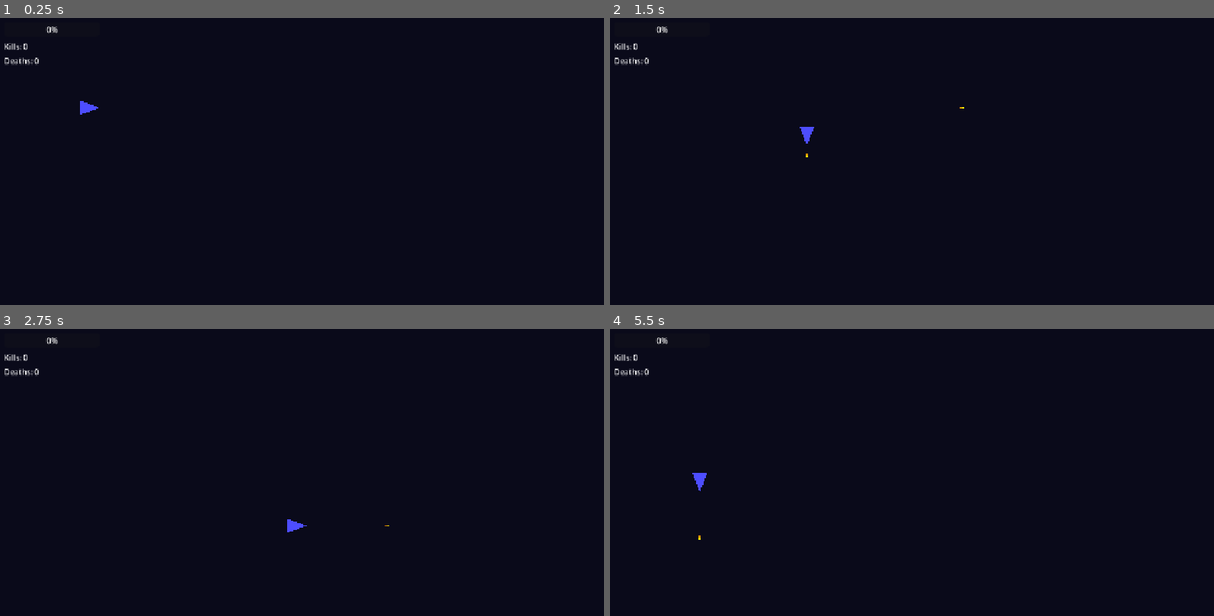
Above: before the commit, frames 1-4 (two rows, left to right).
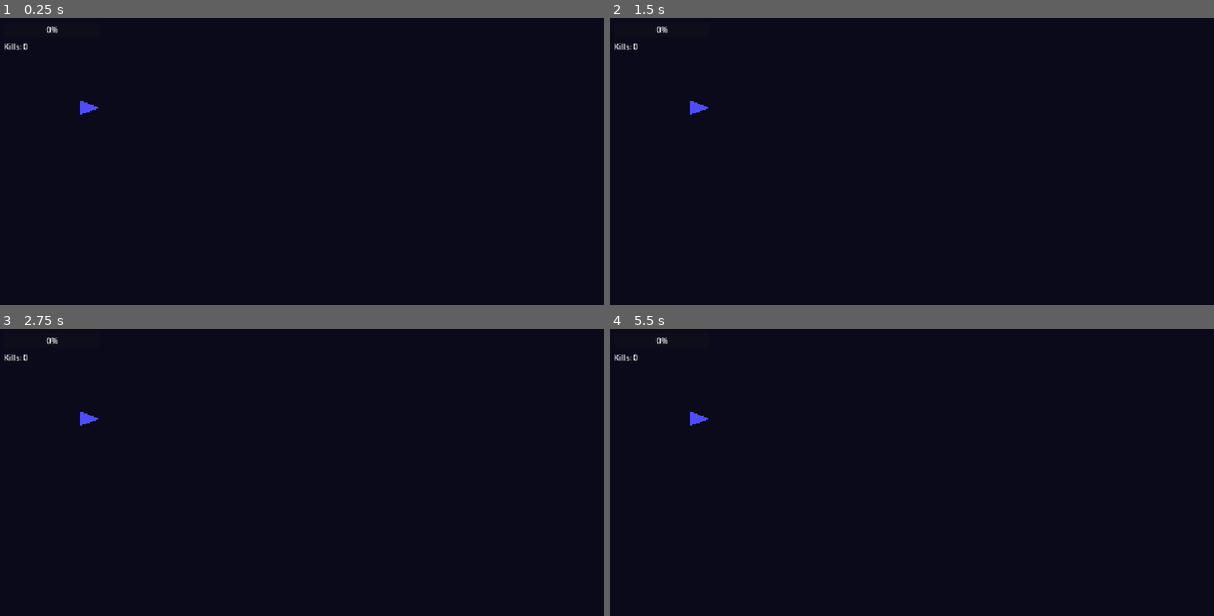
Above: after the commit, the same moments.

Repository: Asstro-Party/turbo-octo-guacamole
Game: Godot game, scene res://scenes/main.tscn
Two runs of this game, one before a commit and one after it. Both use one fixed random seed, a clock stepped at 60 frames per second and the inputs below.
Inputs (mouse positions are in pixels of both pictures, inside the frame that each line leads up to):
- Up to frame 1 (0.25 s): no input
- Up to frame 2 (1.5 s): tap Enter at 0.5 s; move the mouse to (1044, 167) at 0.52 s; hold D (move_right) 0.53-1.28 s; click (1044, 167) at 0.67 s; move the mouse to (785, 201) at 1.27 s; hold S (move_down) from 1.28 s (still down); click (785, 201) at 1.42 s
- Up to frame 3 (2.75 s): move the mouse to (362, 420) at 2.02 s; release S (move_down) at 2.03 s; hold D (move_right) from 2.03 s (still down); click (362, 420) at 2.17 s
- Up to frame 4 (5.5 s): tap Space at 2.75 s; move the mouse to (881, 564) at 2.77 s; release D (move_right) at 2.78 s; hold W (move_up) 2.78-3.53 s; click (881, 564) at 2.92 s; move the mouse to (1093, 547) at 3.52 s; hold A (move_left) 3.53-5.03 s; click (1093, 547) at 3.67 s; move the mouse to (724, 443) at 4.27 s; click (724, 443) at 4.42 s; move the mouse to (942, 495) at 5.02 s; hold S (move_down) from 5.03 s (still down); click (942, 495) at 5.17 s

The runs differ from the first frame. In frame 1, less than 0.1% of the frame differs, in the area x 0-7%, y 13-17%; in frame 2, 0.3%; in frame 3, 0.2%; in frame 4, 0.3%, in the area x 0-17%, y 13-74%.

Commit message:
Fixed issue where only 1 player in game room

Diff:
--- a/godot-game/project.godot
+++ b/godot-game/project.godot
@@ -12,7 +12,7 @@
 
 config/name="Astro Party"
 run/main_scene="uid://bx4v3vf5w1h1u"
-config/features=PackedStringArray("4.5")
+config/features=PackedStringArray("4.4")
 config/icon="res://icon.png"
 
 [display]
--- a/godot-game/scenes/main.tscn
+++ b/godot-game/scenes/main.tscn
@@ -14,7 +14,7 @@
 offset_bottom = 720.0
 grow_horizontal = 2
 grow_vertical = 2
-color = Color(0.039215688, 0.039215688, 0.101960786, 1)
+color = Color(0.0392157, 0.0392157, 0.101961, 1)
 
 [node name="Arena" type="Node2D" parent="."]
 
@@ -53,6 +53,7 @@
 text = "Kills: 0"
 
 [node name="DeathsLabel" type="Label" parent="CanvasLayer/Control"]
+visible = false
 layout_mode = 0
 offset_left = 20.0
 offset_top = 90.0
--- a/godot-game/scripts/GameManager.gd
+++ b/godot-game/scripts/GameManager.gd
@@ -3,9 +3,12 @@
 # Manages the game state and players
 @export var player_scene: PackedScene
 
+
 var players = {}
+var bullets = {}
 var local_player_id = 0
 var session_id = 0
+
 
 @onready var network_manager = $NetworkManager
 @onready var players_container = $Players
@@ -14,7 +17,7 @@
 	# Connect to network manager signals
 	network_manager.player_joined.connect(_on_player_joined)
 	network_manager.game_started.connect(_on_game_started)
-	network_manager.player_action_received.connect(_on_player_action_received)
+	network_manager.game_state_received.connect(_on_game_state_received)
 	network_manager.kill_received.connect(_on_kill_received)
 	network_manager.game_ended.connect(_on_game_ended)
 
@@ -29,16 +32,13 @@
 
 func _setup_from_web_params():
 	# This would be called with actual parameters from the web page
-	# For now, using placeholder values
+	# For now, using randomized values for local/editor testing
 	var lobby_id = "test-lobby"
-	var user_id = 1
-	var username = "Player1"
+	var user_id = randi() % 10000 + 1
+	var username = "Player" + str(user_id)
 
 	network_manager.connect_to_server(lobby_id, user_id, username)
 	local_player_id = user_id
-
-	# Spawn local player
-	spawn_player(user_id, username, true)
 
 func spawn_player(player_id: int, username: String, is_local: bool):
 	if players.has(player_id):
@@ -83,9 +83,67 @@
 		player.deaths = 0
 		player.health = 100
 
-func _on_player_action_received(user_id: int, action: String, data: Dictionary):
-	if players.has(user_id) and user_id != local_player_id:
-		players[user_id].apply_remote_action(action, data)
+
+# Update all players from authoritative game state
+func _on_game_state_received(state: Dictionary):
+	if not state.has("players"):
+		return
+	print("[DEBUG] Server state for all players:")
+	var server_player_ids = []
+	for pid_str in state["players"].keys():
+		var pid = int(pid_str)
+		server_player_ids.append(pid)
+		var pdata = state["players"][pid_str]
+		print("  Player ", pid, ": pos=", pdata["position"], ", rot=", pdata["rotation"])
+		if not players.has(pid):
+			spawn_player(pid, pdata.get("username", "Player" + str(pid)), pid == local_player_id)
+		var player = players[pid]
+		player.position = Vector2(pdata["position"]["x"], pdata["position"]["y"])
+		player.rotation = pdata["rotation"]
+		player.health = pdata.get("health", 100)
+		player.kills = pdata.get("kills", 0)
+		player.deaths = pdata.get("deaths", 0)
+
+	# --- Bullet sync ---
+	if state.has("bullets"):
+		var server_bullets = state["bullets"]
+		var server_bullet_ids = []
+		for bullet_data in server_bullets:
+			var bid = bullet_data["id"]
+			server_bullet_ids.append(bid)
+			if not bullets.has(bid):
+				var bullet_scene = preload("res://scenes/bullet.tscn")
+				var bullet = bullet_scene.instantiate()
+				bullet.position = Vector2(bullet_data["position"]["x"], bullet_data["position"]["y"])
+				bullet.rotation = bullet_data["rotation"]
+				bullet.shooter_id = bullet_data["shooterId"]
+				bullets[bid] = bullet
+				players_container.add_child(bullet)
+			else:
+				var bullet = bullets[bid]
+				bullet.position = Vector2(bullet_data["position"]["x"], bullet_data["position"]["y"])
+				bullet.rotation = bullet_data["rotation"]
+		# Remove bullets that no longer exist on server
+		var to_remove = []
+		for local_bid in bullets.keys():
+			if not server_bullet_ids.has(local_bid):
+				to_remove.append(local_bid)
+		for remove_bid in to_remove:
+			var node = bullets[remove_bid]
+			if node and node.get_parent():
+				node.get_parent().remove_child(node)
+			bullets.erase(remove_bid)
+
+	# Remove local player nodes that are not in the server state
+	var to_remove = []
+	for local_pid in players.keys():
+		if not server_player_ids.has(local_pid):
+			to_remove.append(local_pid)
+	for remove_pid in to_remove:
+		var node = players[remove_pid]
+		if node and node.get_parent():
+			node.get_parent().remove_child(node)
+		players.erase(remove_pid)
 
 func _on_kill_received(killer_id: int, victim_id: int):
 	print("Kill: ", killer_id, " killed ", victim_id)
--- a/godot-game/scripts/NetworkManager.gd
+++ b/godot-game/scripts/NetworkManager.gd
@@ -5,9 +5,12 @@
 var socket = WebSocketPeer.new()
 var connected = false
 
+# Store latest game state from server
+var latest_game_state = {}
+
 signal player_joined(user_id, username)
 signal game_started()
-signal player_action_received(user_id, action, data)
+signal game_state_received(state)
 signal kill_received(killer_id, victim_id)
 signal game_ended(results)
 
@@ -66,40 +69,37 @@
 	})
 
 func _handle_message(data: Dictionary):
-	match data.get("type", ""):
-		"joined":
-			print("Successfully joined game")
-
-		"player_joined":
-			player_joined.emit(data.get("userId"), data.get("username"))
-
-		"game_started":
-			game_started.emit()
-
-		"player_action":
-			player_action_received.emit(
-				data.get("userId"),
-				data.get("action"),
-				data.get("data")
-			)
-
-		"kill":
-			kill_received.emit(data.get("killerId"), data.get("victimId"))
-
-		"game_ended":
-			game_ended.emit(data.get("results"))
+		match data.get("type", ""):
+			"joined":
+				print("Successfully joined game")
+				if data.has("players"):
+					for pid in data["players"]:
+						if int(pid) != user_id:
+							player_joined.emit(int(pid), "Player" + str(pid))
+			"player_joined":
+				player_joined.emit(data.get("userId"), data.get("username"))
+			"game_started":
+				game_started.emit()
+			"game_state":
+				latest_game_state = data.get("state", {})
+				game_state_received.emit(latest_game_state)
+			"kill":
+				kill_received.emit(data.get("killerId"), data.get("victimId"))
+			"game_ended":
+				game_ended.emit(data.get("results"))
 
 func send_message(message: Dictionary):
 	if connected:
 		var json_str = JSON.stringify(message)
 		socket.send_text(json_str)
 
-func send_player_action(action: String, action_data: Dictionary):
+
+# Send player input (not state) to server
+func send_player_input(input: Dictionary):
 	send_message({
-		"type": "player_action",
+		"type": "player_input",
 		"userId": user_id,
-		"action": action,
-		"data": action_data
+		"input": input
 	})
 
 func send_kill(victim_id: int, session_id: int):
--- a/godot-game/scripts/Player.gd
+++ b/godot-game/scripts/Player.gd
@@ -33,33 +33,24 @@
 func _physics_process(delta):
 	if is_local_player:
 		_handle_local_input(delta)
-	move_and_slide()
+	# Do not move_and_slide() here; position is set by GameManager from server
 
 func _handle_local_input(delta):
-	# Movement
+	# Movement input
 	var input_vector = Vector2.ZERO
 	input_vector.x = Input.get_action_strength("move_right") - Input.get_action_strength("move_left")
 	input_vector.y = Input.get_action_strength("move_down") - Input.get_action_strength("move_up")
 	input_vector = input_vector.normalized()
 
-	velocity = input_vector * speed
+	var input_dict = {}
+	input_dict["move"] = {"x": input_vector.x, "y": input_vector.y}
+	input_dict["rotation"] = input_vector.angle() if input_vector.length() > 0 else rotation
+	# Optionally, add shoot or other actions here
 
-	# Rotation - rotate to face movement direction
-	if input_vector.length() > 0:
-		# Rotate to face the direction we're moving
-		rotation = input_vector.angle()
-
-	# Alternative: Use mouse for aiming (uncomment for mouse control)
-	# var mouse_pos = get_global_mouse_position()
-	# look_at(mouse_pos)
-
-	# Send position update to server
-	if network_manager and (velocity.length() > 0 or rotation != 0):
-		network_manager.send_player_action("move", {
-			"position": {"x": position.x, "y": position.y},
-			"rotation": rotation,
-			"velocity": {"x": velocity.x, "y": velocity.y}
-		})
+	if network_manager:
+		network_manager.send_player_input(input_dict)
+		# Debug: print sent input
+		# print("Sent input: ", input_dict)
 
 func _input(event):
 	if not is_local_player:
@@ -70,40 +61,18 @@
 		shoot()
 
 func shoot():
-	if bullet_scene:
-		var bullet = bullet_scene.instantiate()
-		bullet.position = gun.global_position
-		bullet.rotation = rotation
-		bullet.shooter_id = player_id
-		get_parent().add_child(bullet)
-
+	# Only send shoot input to server; do not spawn bullet locally
+	if network_manager:
+		network_manager.send_player_input({
+			"shoot": {
+				"position": {"x": gun.global_position.x, "y": gun.global_position.y},
+				"rotation": rotation
+			}
+		})
 		player_shot.emit()
 
-		# Send shoot action to server
-		if network_manager:
-			network_manager.send_player_action("shoot", {
-				"position": {"x": gun.global_position.x, "y": gun.global_position.y},
-				"rotation": rotation
-			})
-
 func apply_remote_action(action: String, data: Dictionary):
-	# Apply actions from other players
-	match action:
-		"move":
-			if data.has("position"):
-				position = Vector2(data.position.x, data.position.y)
-			if data.has("rotation"):
-				rotation = data.rotation
-			if data.has("velocity"):
-				velocity = Vector2(data.velocity.x, data.velocity.y)
-
-		"shoot":
-			if bullet_scene and data.has("position"):
-				var bullet = bullet_scene.instantiate()
-				bullet.position = Vector2(data.position.x, data.position.y)
-				bullet.rotation = data.rotation
-				bullet.shooter_id = player_id
-				get_parent().add_child(bullet)
+	pass # No longer used; state is set by GameManager from server
 
 func take_damage(damage: int, attacker_id: int):
 	health -= damage
Not shown, changed: godot-game/export_presets.cfg
Not shown, changed: backend/src/websocket/gameServer.js
Not shown, changed: frontend/public/godot-game/index.apple-touch-icon.png
Not shown, changed: frontend/public/godot-game/index.audio.position.worklet.js
Not shown, changed: frontend/public/godot-game/index.html
Not shown, changed: frontend/public/godot-game/index.icon.png
Not shown, changed: frontend/public/godot-game/index.js
Not shown, changed: frontend/public/godot-game/index.pck
Not shown, changed: frontend/public/godot-game/index.wasm
Not shown, changed: frontend/src/pages/Game.jsx
